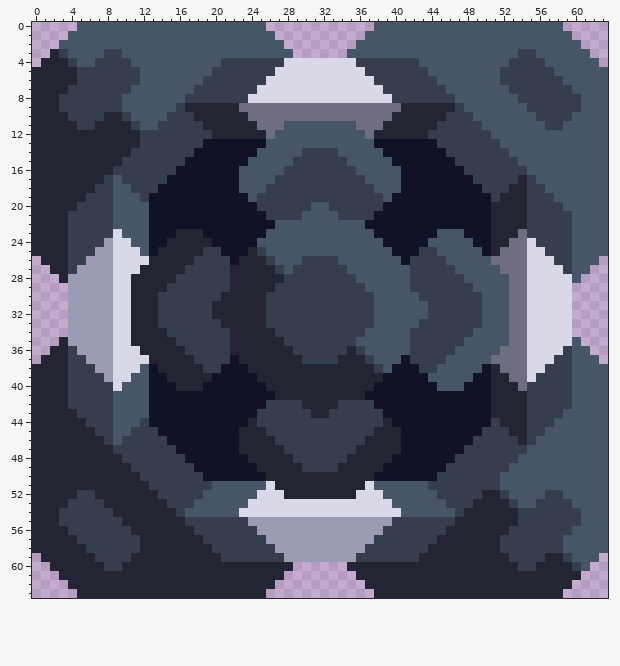
A pixel-art file gets an edit: sprites/blocks/drills/ALUMINUM DRILL/biotic-zlo-production-aluminum-drill.ase. Above is the file before it was changed.
64x64 pixels, 1 frame.
Once edited:
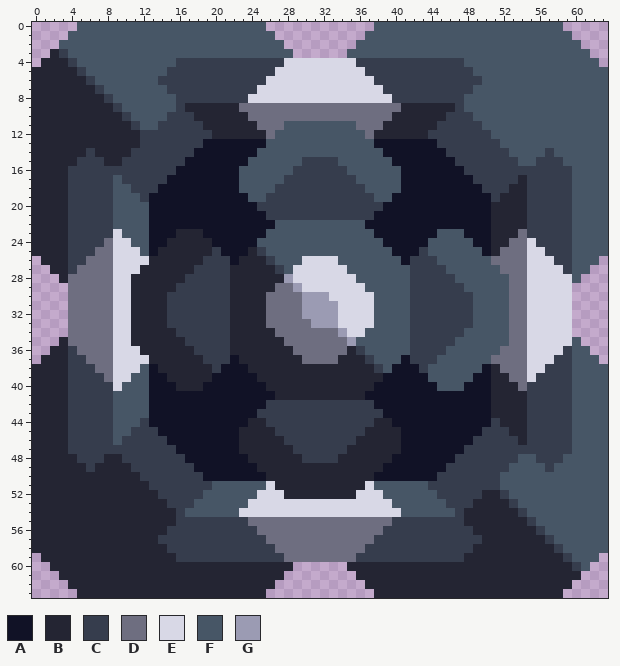
Palette (. is transparent): A #111226  B #242533  C #363d4d  D #6e6e80  E #d8d8e6  F #475666  G #9b9bb3
Diff:
layer "Layer 2" now shown
Changed rows in their new state; - is an unchanged pixel.
Layers "Layer 2", "Layer 1", "Layer":
first column x 3:
 3 -----FF--------------------------------------------FF-----
 4 ----FFFF-----CCCCC----------------------CCCCC-----FFFF----
 5 ---FFFFFF---CCCCC------------------------CCCCC---FFFFFF---
 6 --B-FFFFF--CCCCC--------------------------CCCCC--FFFFFFF--
 7 -BBB-FFF----CCC----------------------------CCC----FFFFFFF-
 8 BBBBB-F------C------------------------------C------FFFFFFF
 9 BBBBBB----------------------------------------------FFFFFF
10 -BBBB------------------------------------------------FFFF-
11 --BB--------------------------------------------------FF--
14 ---C-----------------------FFFF-----------------------C---
15 --CCC---------------------F----F---------------------CCC--
16 -CCCCC-------------------F------F-------------------CCCCC-
17 -CCCC-------------------F--------F-------------------CCCC-
18 -CCC-------------------F----------F-------------------CCC-
19 -CC-------------------F------------F-------------------CC-
20 -C--------------------------CC--------------------------C-
21 ---------------------------CCCC---------------------------
24 -----D----------------------------------------------------
25 ----DD----------B------------------------F----------------
26 ---DDD---------B-----------EEEE-----------F---------------
27 --DDDD--------B-----------EEEEEE-----------F--------------
28 -DDDDD-------B-----------GEEEEEEE-----------F-------------
29 -DDDDD------B-----------DDGEEEEEEE-----------F------------
30 -DDDDD-----B------C----DDDDGGGEEEEE----C------F-----------
31 -DDDDD-----B-----CC----DDDDGGGGEEEE----CC-----F-----------
32 -DDDDD-----B-----CC----DDDDGGGGEEEE----CC-----F-----------
33 -DDDDD-----B------C----DDDDDGGGEEEE----C------F-----------
34 -DDDDD------B-----------DDDDDDDGEE-----------F------------
35 -DDDDD-------B-----------DDDDDDDG-----------F-------------
36 --DDDD--------B-----------DDDDDD-----------F--------------
37 ---DDD---------B-----------DDDD-----------F---------------
38 ----DD----------B------------------------F----------------
39 -----D----------------------------------------------------
42 ---------------------------CCCC---------------------------
43 -C--------------------------CC--------------------------C-
44 -CC-------------------B------------B-------------------CC-
45 -CCC-------------------B----------B-------------------CCC-
46 -CCCC-------------------B--------B-------------------CCCC-
47 -CCCCC-------------------B------B-------------------CCCCC-
48 --CCC---------------------B----B---------------------CCC--
49 ---C-----------------------BBBB-----------------------C---
52 --BB--------------------------------------------------FF--
53 -BBBB------------------------------------------------FFFF-
54 BBBBBB----------------------------------------------FFFFFF
55 BBBBBBB------C-------DDDDDDDDDDDDDDDD-------C------B-FFFFF
56 -BBBBBBB----CCC-------DDDDDDDDDDDDDD-------CCC----BBB-FFF-
57 --BBBBBBB--CCCCC-------DDDDDDDDDDDD-------CCCCC--BBBBB-F--
58 ---BBBBBB---CCCCC-------DDDDDDDDDD-------CCCCC---BBBBBB---
59 ----BBBB-----CCCCC-------DDDDDDDD-------CCCCC-----BBBB----
60 -----BB--------------------------------------------BB-----
Boxes around the changes in both pictures, in picture pixels (x1, y1, x2, y2):
changed: (59, 49, 581, 571)
